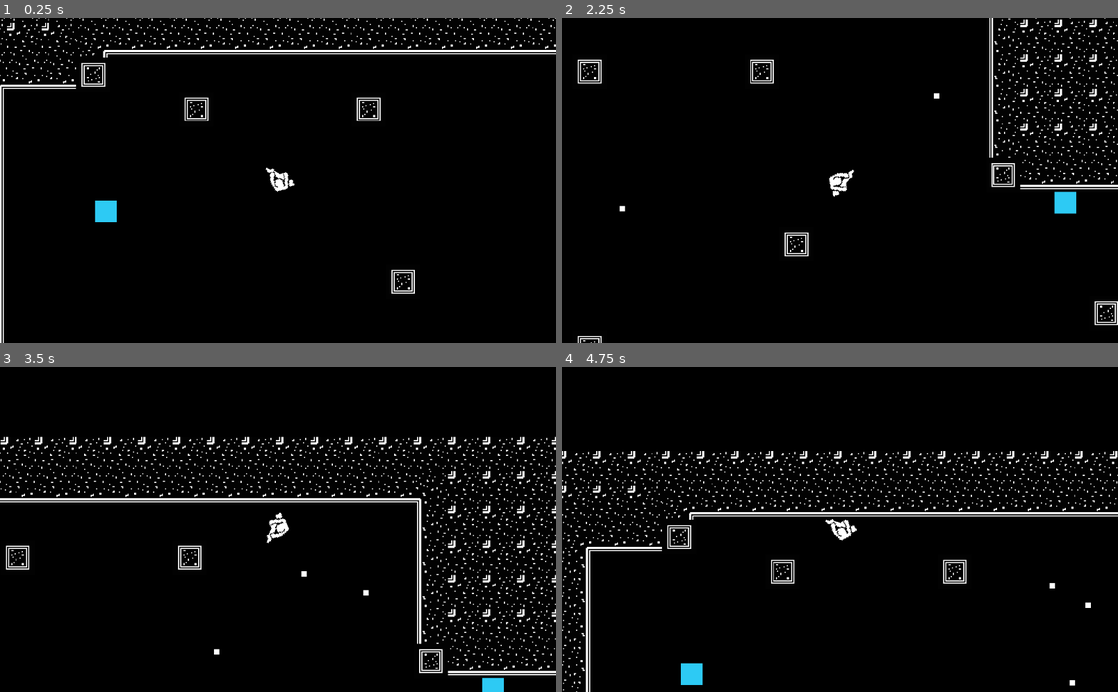
Above: before the commit, frames 1-4 (two rows, left to right).
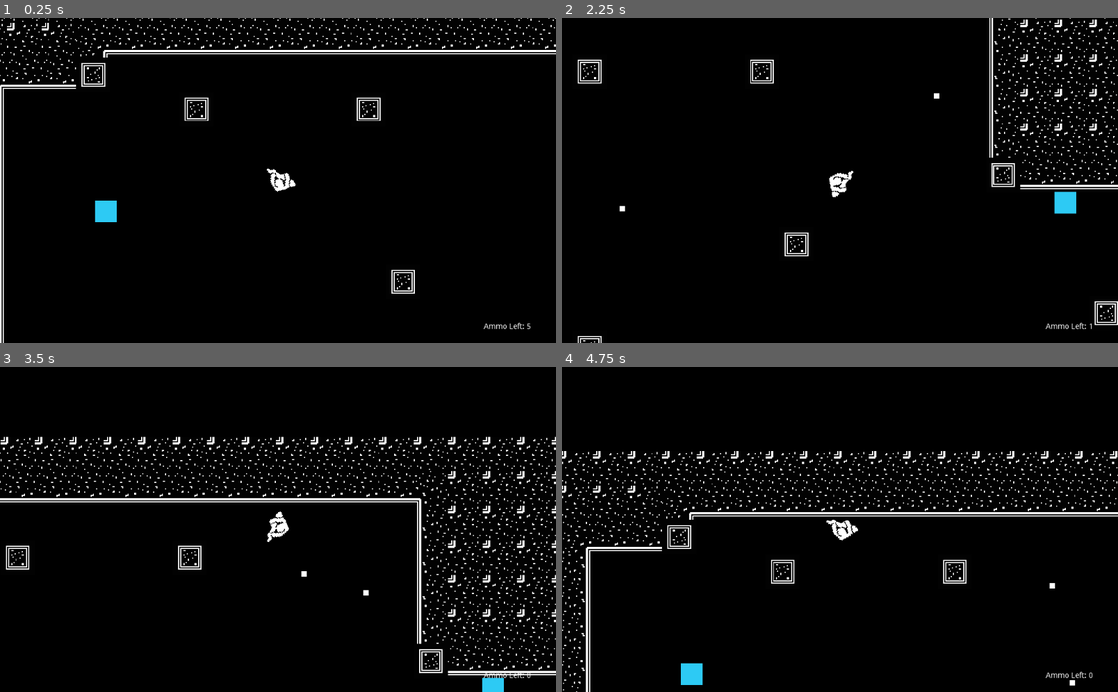
Above: after the commit, the same moments.

Repository: godofecht/Decomposition-Godofecht
Game: Godot game, scene res://World/World.tscn
Two runs of this game, one before a commit and one after it. Both use one fixed random seed, a clock stepped at 60 frames per second and the inputs below.
Inputs (mouse positions are in pixels of both pictures, inside the frame that each line leads up to):
- Up to frame 1 (0.25 s): no input
- Up to frame 2 (2.25 s): move the mouse to (962, 164) at 0.52 s; hold Right 0.53-1.28 s; click (962, 164) at 0.6 s; move the mouse to (728, 196) at 1.27 s; hold Down 1.28-2.03 s; tap S (KEY_DOWN) at 1.35 s; click (728, 196) at 1.55 s; move the mouse to (895, 109) at 2.02 s; hold Right from 2.03 s (still down); hold A (KEY_LEFT) from 2.03 s (still down)
- Up to frame 3 (3.5 s): click (333, 458) at 2.3 s; move the mouse to (250, 594) at 2.77 s; release Right at 2.78 s; release A (KEY_LEFT) at 2.78 s; hold Up from 2.78 s (still down); tap D (KEY_RIGHT) at 2.85 s; click (250, 594) at 3.05 s
- Up to frame 4 (4.75 s): move the mouse to (1006, 578) at 3.52 s; release Up at 3.53 s; hold W (KEY_UP) 3.53-4.28 s; hold Left from 3.53 s (still down); click (1006, 578) at 3.8 s; move the mouse to (673, 480) at 4.27 s; click (673, 480) at 4.35 s

The runs differ from the first frame. In frame 1, 0.1% of the frame differs, in the area x 47-96%, y 45-96%; in frame 2, 0.1%; in frame 3, 0.1%; in frame 4, 0.2%, in the area x 47-96%, y 46-96%.

Commit message:
added shooting sfx + added ammo ui

Diff:
--- a/Player/Player.gd
+++ b/Player/Player.gd
@@ -7,8 +7,17 @@
 
 onready var Bullet_Scene = preload("res://Bullet/Bullet.tscn")
 onready var AbsorbCollision = $AbsorbArea/AbsorbCollision
+onready var ShootingSFX = $ShootingSFX
 
-export var ammo = 3
+export(int) var ammo = 3
+
+
+signal AmmoChange
+func onAmmoSet():
+	print(ammo)
+	emit_signal("AmmoChange", ammo)
+
+
 
 enum {
 	RUNNING,
@@ -56,7 +65,9 @@
 
 func shoot():
 	if (ammo <= 0): return
-	ammo -= 1
+	ammo = ammo - 1
+	onAmmoSet()
+	ShootingSFX.play()
 	var bullet = Bullet_Scene.instance()
 	bullet.global_position = global_position + Vector2(-10, 0).rotated(deg2rad(rotation_degrees + 90))
 	bullet.apply_impulse(Vector2(0,0).rotated(deg2rad(rotation_degrees + 90)), Vector2(BULLET_SPEED, 0).rotated(deg2rad(rotation_degrees - 90)))
@@ -76,3 +87,4 @@
 func _on_AbsorbArea_body_entered(body: Node) -> void:
 	body.queue_free()
 	ammo += 1
+	onAmmoSet()
--- a/Player/Player.tscn
+++ b/Player/Player.tscn
@@ -1,8 +1,9 @@
-[gd_scene load_steps=7 format=2]
+[gd_scene load_steps=8 format=2]
 
 [ext_resource path="res://Player/Player_1.png" type="Texture" id=1]
 [ext_resource path="res://Player/Player_2.png" type="Texture" id=2]
 [ext_resource path="res://Player/Player.gd" type="Script" id=3]
+[ext_resource path="res://Player/SFX/Player - Shoot V1.ogg" type="AudioStream" id=4]
 
 [sub_resource type="SpriteFrames" id=1]
 animations = [ {
@@ -21,11 +22,9 @@
 [node name="Player" type="KinematicBody2D"]
 collision_mask = 2
 script = ExtResource( 3 )
-ammo = 10
 
 [node name="Sprite" type="AnimatedSprite" parent="."]
 frames = SubResource( 1 )
-frame = 1
 playing = true
 
 [node name="Collision" type="CollisionShape2D" parent="."]
@@ -42,4 +41,7 @@
 scale = Vector2( 2, 2 )
 shape = SubResource( 3 )
 disabled = true
+
+[node name="ShootingSFX" type="AudioStreamPlayer" parent="."]
+stream = ExtResource( 4 )
 [connection signal="body_entered" from="AbsorbArea" to="." method="_on_AbsorbArea_body_entered"]
--- /dev/null
+++ b/World/World.gd
@@ -0,0 +1,7 @@
+extends Node2D
+
+
+onready var AmmoUI = $CanvasLayer/HUD/Ammo
+
+func _on_Player_AmmoChange(value) -> void:
+	AmmoUI.text = "Ammo Left: %s" % value
--- a/World/World.tscn
+++ b/World/World.tscn
@@ -1,10 +1,11 @@
-[gd_scene load_steps=10 format=2]
+[gd_scene load_steps=11 format=2]
 
 [ext_resource path="res://Player/Player.tscn" type="PackedScene" id=1]
 [ext_resource path="res://World/World_Column.png" type="Texture" id=2]
 [ext_resource path="res://World/World_Wall.png" type="Texture" id=3]
 [ext_resource path="res://World/World_Corner.png" type="Texture" id=4]
 [ext_resource path="res://Bacteria/Bacteria.tscn" type="PackedScene" id=5]
+[ext_resource path="res://World/World.gd" type="Script" id=6]
 
 [sub_resource type="ConvexPolygonShape2D" id=1]
 points = PoolVector2Array( 0, 0, 32, 0, 32, 32, 0, 32 )
@@ -81,12 +82,13 @@
 4/z_index = 0
 
 [node name="World" type="Node2D"]
+script = ExtResource( 6 )
 
 [node name="Background" type="ColorRect" parent="."]
 margin_left = -301.0
-margin_top = -247.0
+margin_top = -247.774
 margin_right = 1541.0
-margin_bottom = 930.0
+margin_bottom = 929.226
 color = Color( 0, 0, 0, 1 )
 __meta__ = {
 "_edit_use_anchors_": false
@@ -103,7 +105,6 @@
 
 [node name="Player" parent="." instance=ExtResource( 1 )]
 position = Vector2( 281.121, 177.256 )
-ammo = 5
 
 [node name="Camera2D" type="Camera2D" parent="Player"]
 current = true
@@ -117,3 +118,26 @@
 
 [node name="Node2D3" parent="." instance=ExtResource( 5 )]
 position = Vector2( 847.857, 474.846 )
+
+[node name="CanvasLayer" type="CanvasLayer" parent="."]
+
+[node name="HUD" type="Control" parent="CanvasLayer"]
+anchor_right = 1.0
+anchor_bottom = 1.0
+__meta__ = {
+"_edit_use_anchors_": false
+}
+
+[node name="Ammo" type="Label" parent="CanvasLayer/HUD"]
+anchor_left = 0.8
+anchor_top = 0.6
+anchor_right = 0.99
+anchor_bottom = 0.99
+margin_left = 71.8
+margin_top = 203.0
+margin_right = -0.76001
+text = "Ammo Left: 5"
+__meta__ = {
+"_edit_use_anchors_": false
+}
+[connection signal="AmmoChange" from="Player" to="." method="_on_Player_AmmoChange"]
Not shown, added: Player/SFX/Player - Shoot V1.ogg.import
Not shown, added: Player/SFX/Player - Shoot V1.ogg
